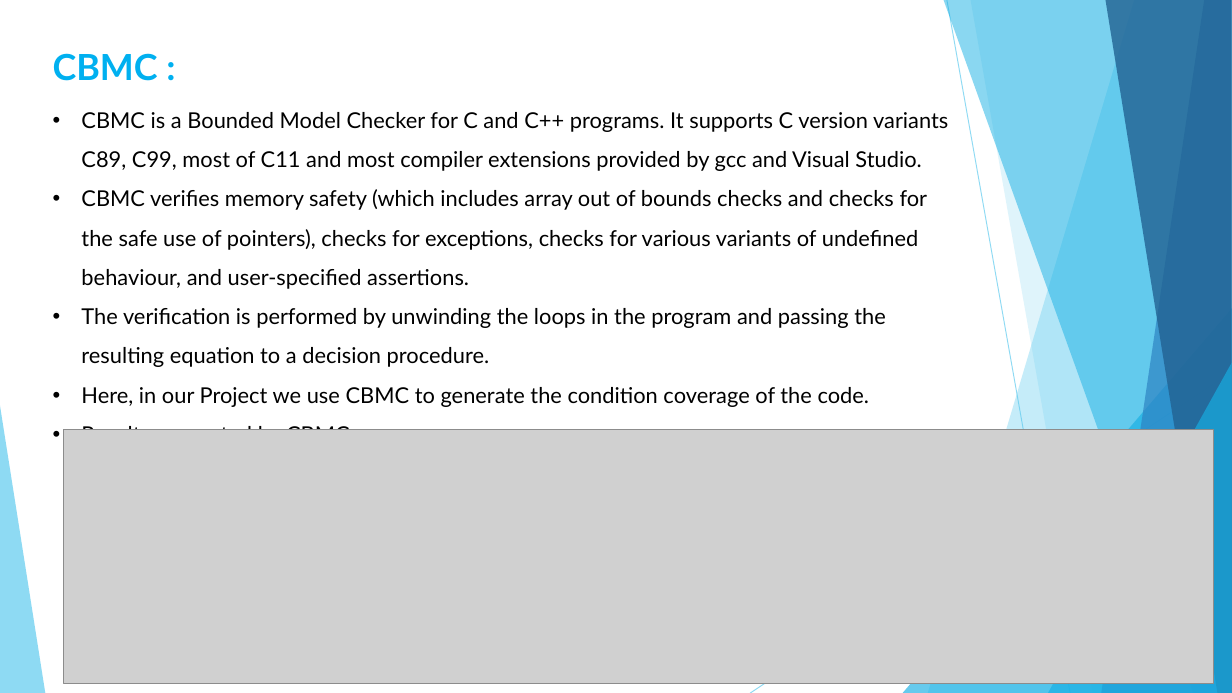
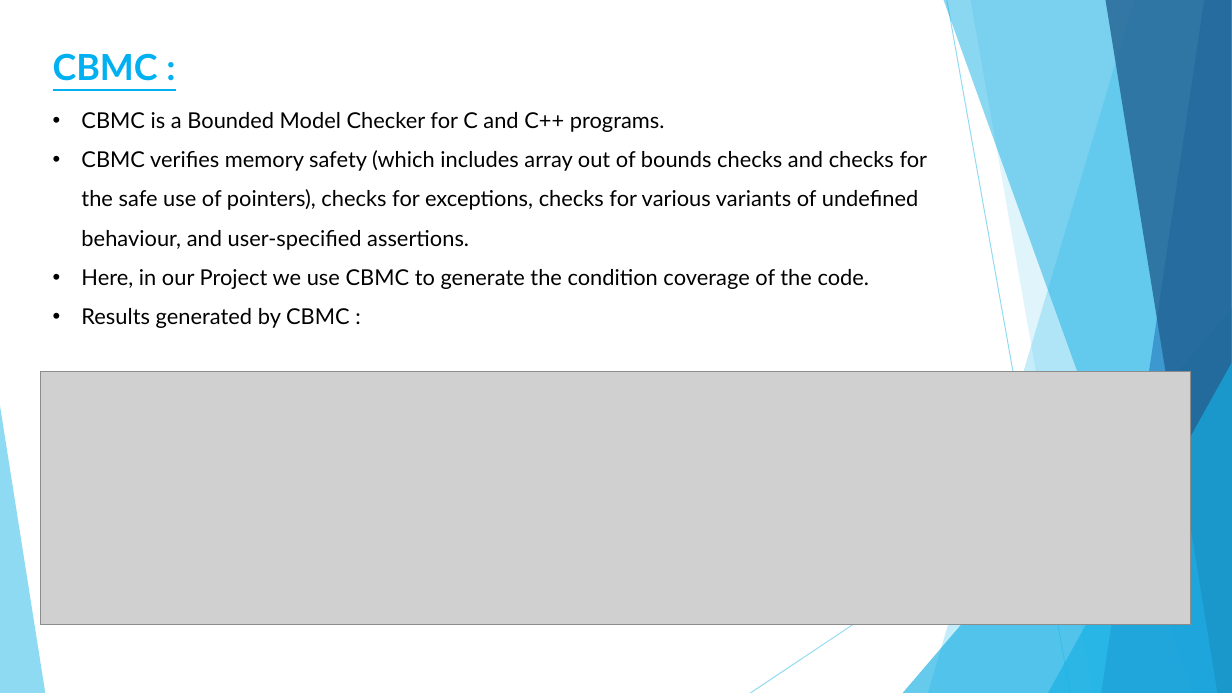
Before and after one commit to Neeraj921721/FYP, a slide deck: slide 16 of Docs/FYP PRESENTATION.pptx (slide 17 before the commit). Drawn at 1232x693 pixels with LibreOffice and Linux fonts; fonts in the diff are those of the drawing; grey boxes stand for pictures. Boxes give left, top, right and bottom in pixels: in the first picture for what was removed or moved away, otherwise in the second. Text is boxed around its words. In the diff, an @@ line names an element or a change of style, - is before the commit and + after.

```diff
--- a/Docs/FYP PRESENTATION.pptx
+++ b/Docs/FYP PRESENTATION.pptx
@@ text "CBMC :" at (53,53,158,81): underline on @@
@@ text at (81,112,665,132): text changed @@
-• CBMC is a Bounded Model Checker for C and C++ programs. It supports C version variants C89, C99, most of C11 and most compiler extensions provided by gcc and Visual Studio.
+• CBMC is a Bounded Model Checker for C and C++ programs.
@@ text at (81,308,886,367): paragraph removed @@
-• The verification is performed by unwinding the loops in the program and passing the resulting equation to a decision procedure.
@@ picture: place and size @@
-picture at (63,430,1214,683)
+picture at (41,372,1191,625)
```
Also in this commit, not shown: 17 other slides changed, 2 slides added, 1 slide removed, 2 other files.
